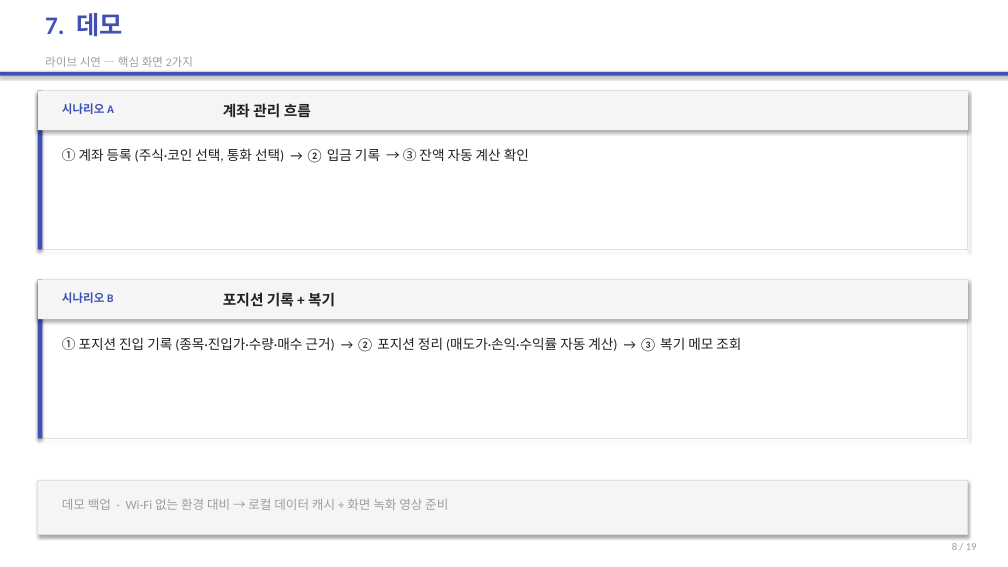
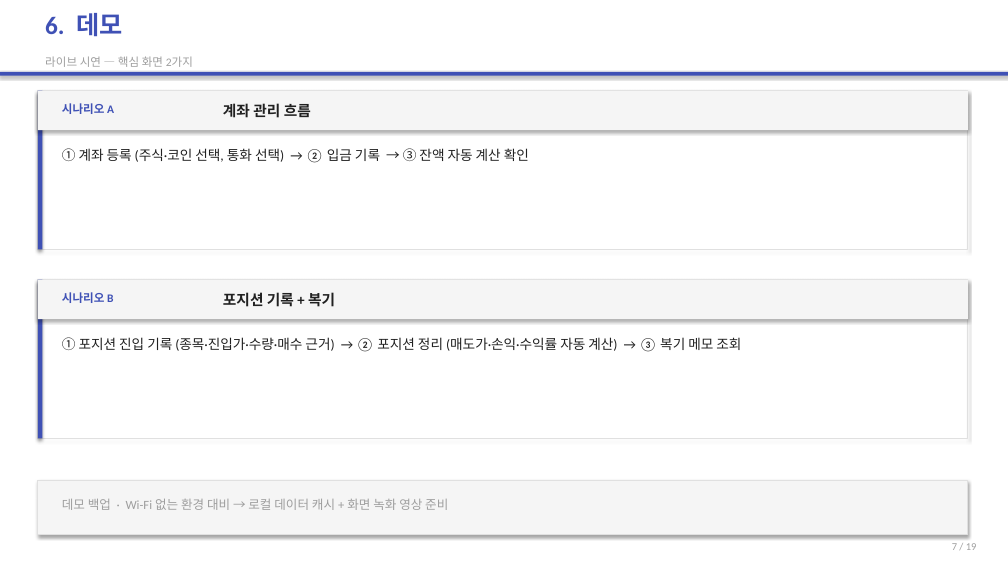
Before and after one commit to 2022136020/project_c, a slide deck: slide 7 of portfolio-tracker/presentation/portfolio-tracker-final.pptx (slide 8 before the commit). Drawn at 1008x567 pixels with LibreOffice and Linux fonts; fonts in the diff are those of the drawing. Boxes give left, top, right and bottom in pixels: in the first picture for what was removed or moved away, otherwise in the second. Text is boxed around its words. In the diff, an @@ line names an element or a change of style, - is before the commit and + after.

```diff
--- a/portfolio-tracker/presentation/portfolio-tracker-final.pptx
+++ b/portfolio-tracker/presentation/portfolio-tracker-final.pptx
@@ text at (45, 13, 122, 37): text changed @@
-7. 데모
+6. 데모
@@ text at (952, 543, 977, 550): text changed @@
-8 / 19
+7 / 19
```
Also in this commit, not shown: 4 other slides changed, 1 slide added, 1 slide removed, 10 other files.
